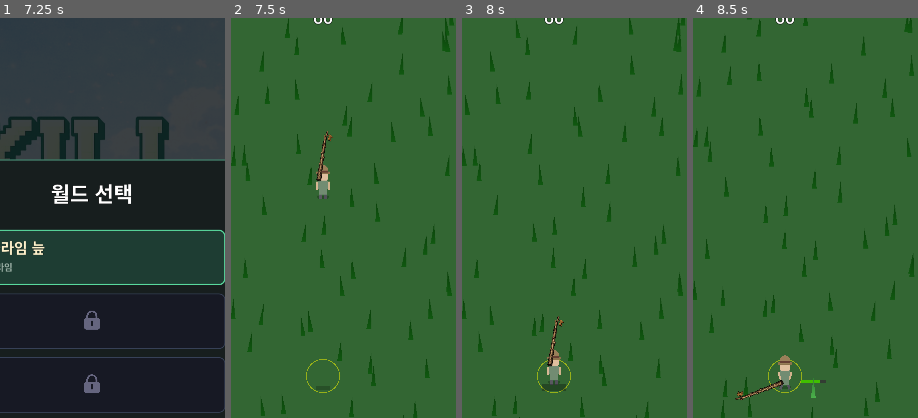
Above: before the commit, frames 1-4 (left to right).
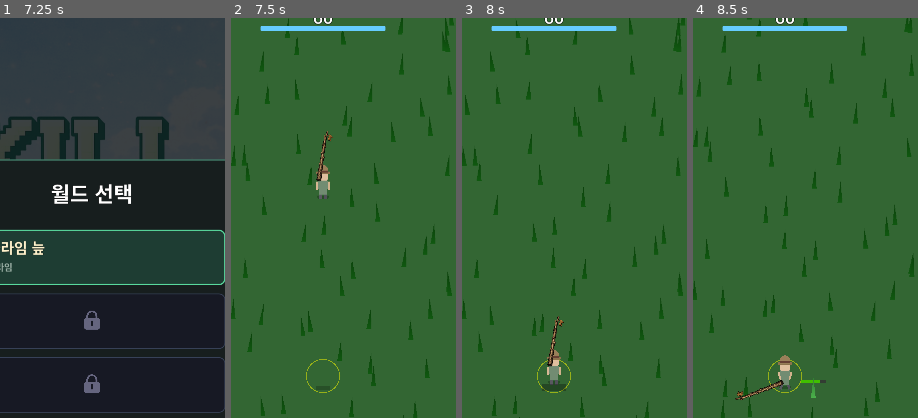
Above: after the commit, the same moments.

Repository: yellyB/game-kill_grass
Game: Godot game, scene res://scenes/ui/main_menu.tscn
The game is run twice, just before and just after one commit, with the same random seed, the same clock (stepped at 60 frames per second) and the same inputs. Sound files missing from this copy of the repository are replaced by a short silence.
Inputs (mouse positions are % of the whole screen's width and height, from its top left):
- Up to frame 1 (7.25 s): drag from (84, 5) to (60, 28) at 0.52 s; click (50, 50) at 1.25 s; drag from (30, 55) to (45, 70) at 2.02 s; move the mouse to (60, 28) at 2.77 s; hold D (move_right) 2.78-3.5 s; drag from (45, 70) to (20, 35) at 3.52 s; move the mouse to (80, 65) at 4.27 s; hold A (move_left) 4.28-5 s; click "건너뛰기" at 5 s; tap Enter at 5.75 s; drag from (20, 35) to (35, 25) at 5.77 s; click (50, 60) at 6.5 s
- Up to frame 2 (7.5 s): click "게임 입장" at 7.25 s
- Up to frame 3 (8 s): no input
- Up to frame 4 (8.5 s): move the mouse to (55, 50) at 8.02 s; hold S (move_down) from 8.03 s (still down); click (55, 50) at 8.17 s
The pictures show only the part of the screen within x 30-80%, y 5-55%; the shares and areas given below are measured in that part.

Frame 1 is identical in both runs. In frame 2, 0.7% of the frame differs, in the area x 12-69%, y 2-4%; in frame 3, 0.7%; in frame 4, 0.7%.

Commit message:
Add timer progress bar to HUD
Co-Authored-By: Claude Opus 4.6 <noreply@anthropic.com>

Diff:
--- a/scenes/ui/hud.tscn
+++ b/scenes/ui/hud.tscn
@@ -23,6 +23,18 @@
 horizontal_alignment = 1
 vertical_alignment = 1
 
+[node name="TimerProgressBar" type="ProgressBar" parent="."]
+anchors_preset = 5
+anchor_left = 0.5
+anchor_right = 0.5
+offset_left = -150.0
+offset_top = 120.0
+offset_right = 150.0
+offset_bottom = 132.0
+grow_horizontal = 2
+value = 100.0
+show_percentage = false
+
 [node name="MoneyDisplay" parent="." instance=ExtResource("2_money")]
 
 [node name="ItemNotifContainer" type="VBoxContainer" parent="."]
--- a/scripts/main.gd
+++ b/scripts/main.gd
@@ -22,6 +22,7 @@
 @onready var bonus_label: Label = $BackToMenuUI/SessionEndOverlay/BonusLabel
 @onready var tap_to_return_label: Label = $BackToMenuUI/SessionEndOverlay/TapToReturnLabel
 @onready var timer_label: Label = $HUD/TimerLabel
+@onready var timer_progress: ProgressBar = $HUD/TimerProgressBar
 
 var session_time_remaining: float = SESSION_TIME
 var session_ended: bool = false
@@ -49,6 +50,16 @@
   # Extra time powerup
   GameManager.extra_time_requested.connect(_on_extra_time)
 
+  # Style progress bar
+  var bg_style = StyleBoxFlat.new()
+  bg_style.bg_color = Color(0.2, 0.2, 0.2, 0.5)
+  bg_style.set_corner_radius_all(3)
+  timer_progress.add_theme_stylebox_override("background", bg_style)
+  var fill_style = StyleBoxFlat.new()
+  fill_style.bg_color = Color(0.4, 0.8, 1.0)
+  fill_style.set_corner_radius_all(3)
+  timer_progress.add_theme_stylebox_override("fill", fill_style)
+
   # Initialize timer display
   update_timer_display()
 
@@ -80,9 +91,16 @@
   var seconds = int(ceil(session_time_remaining))
   timer_label.text = str(seconds)
 
+  # Update progress bar
+  timer_progress.value = clampf((session_time_remaining / SESSION_TIME) * 100.0, 0.0, 100.0)
+
   # Change color when time is low
   if seconds <= 10:
     timer_label.add_theme_color_override("font_color", Color(1, 0.3, 0.3))
+    var fill_style = StyleBoxFlat.new()
+    fill_style.bg_color = Color(1, 0.3, 0.3)
+    fill_style.set_corner_radius_all(3)
+    timer_progress.add_theme_stylebox_override("fill", fill_style)
   else:
     timer_label.add_theme_color_override("font_color", Color(1, 1, 1))
 
